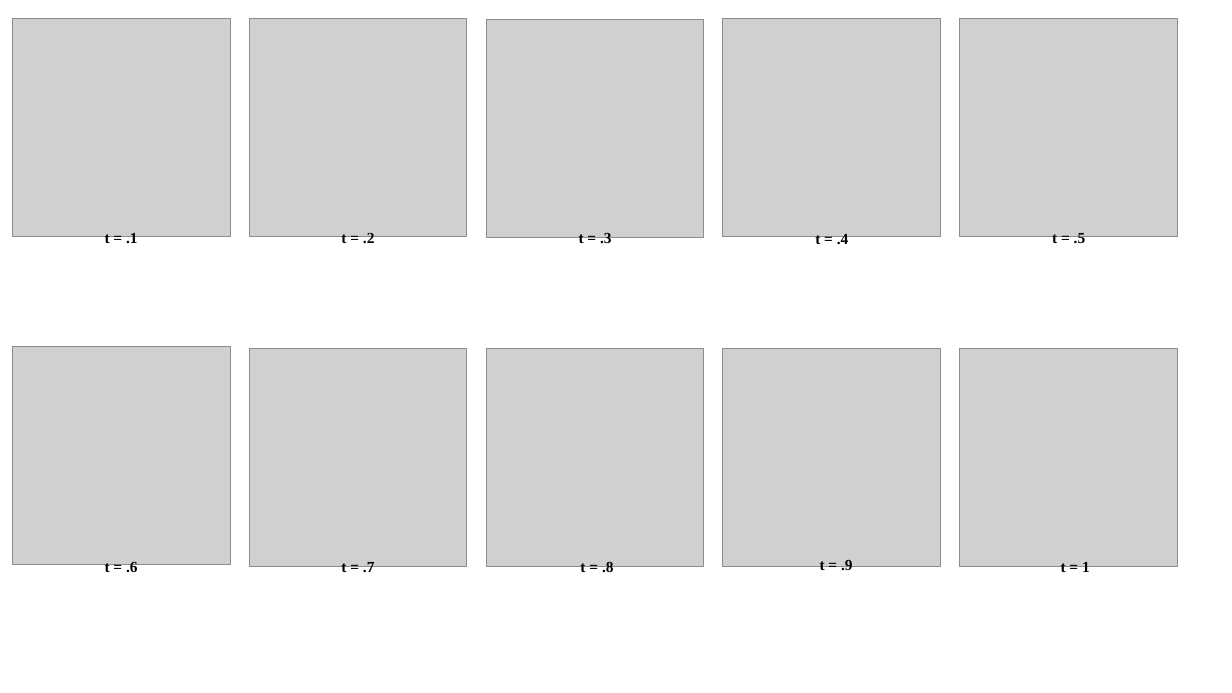
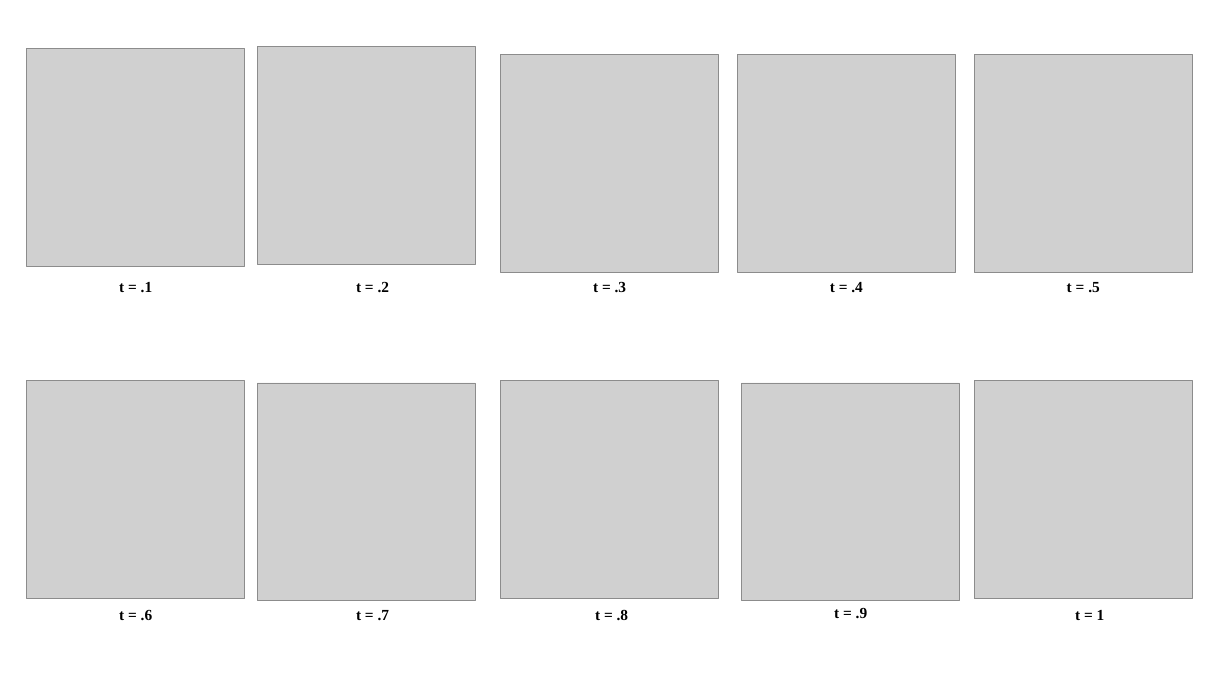
Before and after one commit to Tazering/UVA-CS, a slide deck: slide 2 of CS-6501_Zhang/PS2/PS2/PS2_Q2/code+data/figures/results.pptx. Drawn at 1232x693 pixels with LibreOffice and Linux fonts; fonts in the diff are those of the drawing; grey boxes stand for pictures. Boxes give left, top, right and bottom in pixels: in the first picture for what was removed or moved away, otherwise in the second. Text is boxed around its words. In the diff, an @@ line names an element or a change of style, - is before the commit and + after.

```diff
--- a/CS-6501_Zhang/PS2/PS2/PS2_Q2/code+data/figures/results.pptx
+++ b/CS-6501_Zhang/PS2/PS2/PS2_Q2/code+data/figures/results.pptx
@@ picture: place and size @@
-picture at [12,18,230,237]
+picture at [27,49,245,267]
@@ picture: place and size @@
-picture at [250,18,468,237]
+picture at [258,46,476,264]
@@ 6 pictures: place and size @@
-6 pictures at [12,18,1178,567]
+6 pictures at [27,55,1193,599]
@@ 10 texts: place and size @@
-10 texts at [105,233,1090,575]
+10 texts at [119,281,1105,621]
@@ picture: place and size @@
-picture at [250,348,468,567]
+picture at [258,383,476,601]
@@ picture: place and size @@
-picture at [723,348,941,567]
+picture at [742,383,960,601]
```
Also in this commit, not shown: 13 other files.
